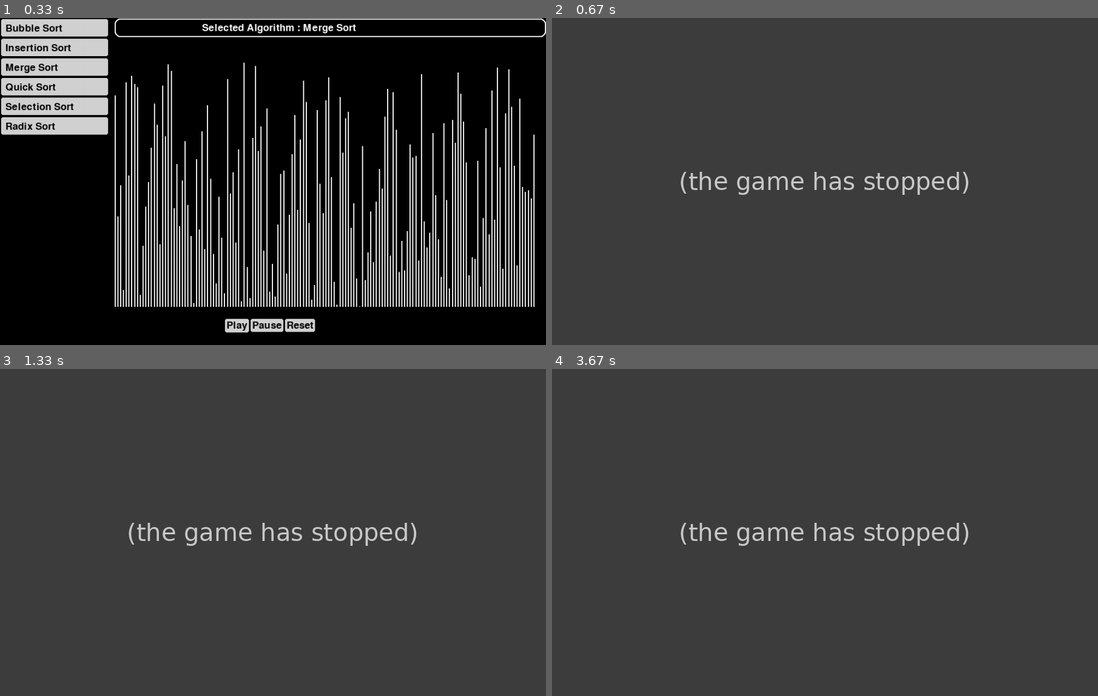
Above: before the commit, frames 1-4 (two rows, left to right).
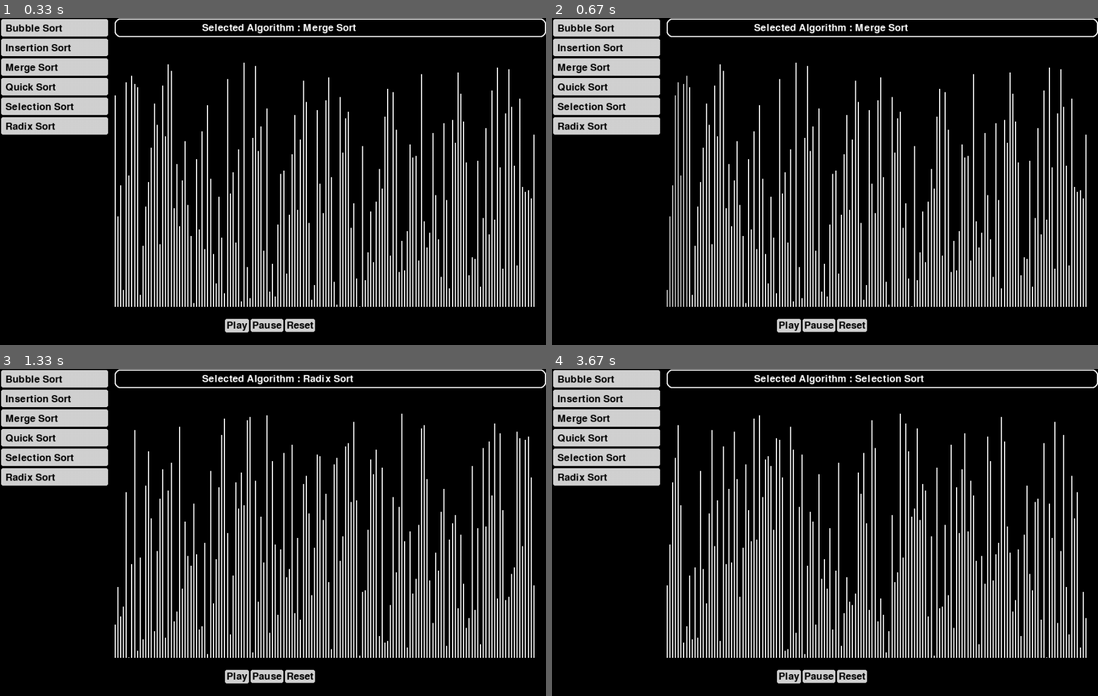
Above: after the commit, the same moments.

Repository: Colilhasnel/AlgorithmVisualizer_pygame
Game: pygame game, started from Visualizer.py
The game is run twice, just before and just after one commit, with the same random seed, the same clock (stepped at 60 frames per second) and the same inputs.
Inputs (mouse positions are in pixels of both pictures, inside the frame that each line leads up to):
- Up to frame 1 (0.33 s): no input
- Up to frame 2 (0.67 s): click "Play" at 0.38 s
- Up to frame 3 (1.33 s): click "Selection Sort" at 0.72 s; click (103, 483) at 1.05 s
- Up to frame 4 (3.67 s): click "Reset" at 1.88 s; click "Merge Sort" at 2.22 s; click "Selection Sort" at 3.05 s; click (617, 460) at 3.38 s

Frame 1 is identical in both runs. In frame 2, 97% of the frame differs, in the area x 0-100%, y 0-100%; in frame 3, 97%; in frame 4, 97%.
Error before the commit: TypeError: 'list' object is not callable (display_algorithms.py line 150); the game stopped at 0.4 s (later frames are placeholders)

Commit message:
Improved Merge Sort

Diff:
--- a/Visualizer.py
+++ b/Visualizer.py
@@ -18,8 +18,9 @@
     BLUE = (0, 0, 255)
     GREEN = (0, 255, 0)
     YELLOW = (255, 255, 0)
-    GREY = (175, 175, 175)
+    GREY = (200, 200, 200)
     CYAN = (0,255,255)
+    ORANGE = (255,165,0)
 
 
 pygame.init()
--- a/display_algorithms.py
+++ b/display_algorithms.py
@@ -147,7 +147,7 @@
             else:
                 global_info.data_array[p] = arr2[p2]
                 global_info.colors[p] = colors.GREY
-                global_info.data_array(p)
+                global_info.draw_data(p)
                 yield False
                 p = p+1
                 p2 = p2+1
@@ -155,6 +155,7 @@
         while (p1 < n1):
             global_info.data_array[p] = arr1[p1]
             global_info.colors[p] = colors.GREY
+            global_info.draw_data(p)
             yield False
             p = p + 1
             p1 = p1+1
@@ -162,6 +163,7 @@
         while (p2 < n2):
             global_info.data_array[p] = arr2[p2]
             global_info.colors[p] = colors.GREY
+            global_info.draw_data(p)
             yield False
             p = p+1
             p2 = p2+1
@@ -191,6 +193,7 @@
 
     for i in range(0, global_info.data_size):
         global_info.colors[i] = colors.GREEN
+        global_info.draw_data(i)
         yield True
 
     global_info.sorted = True
